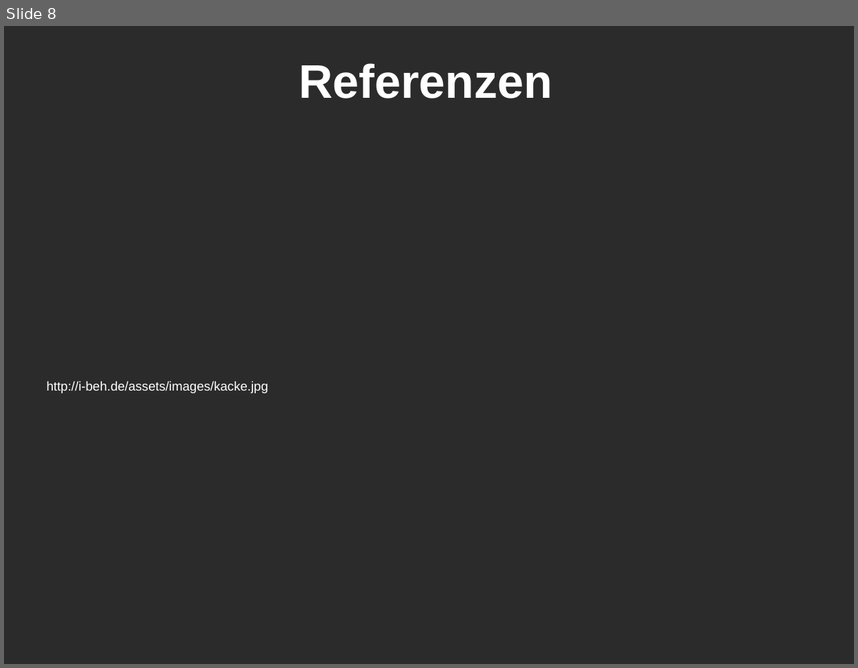
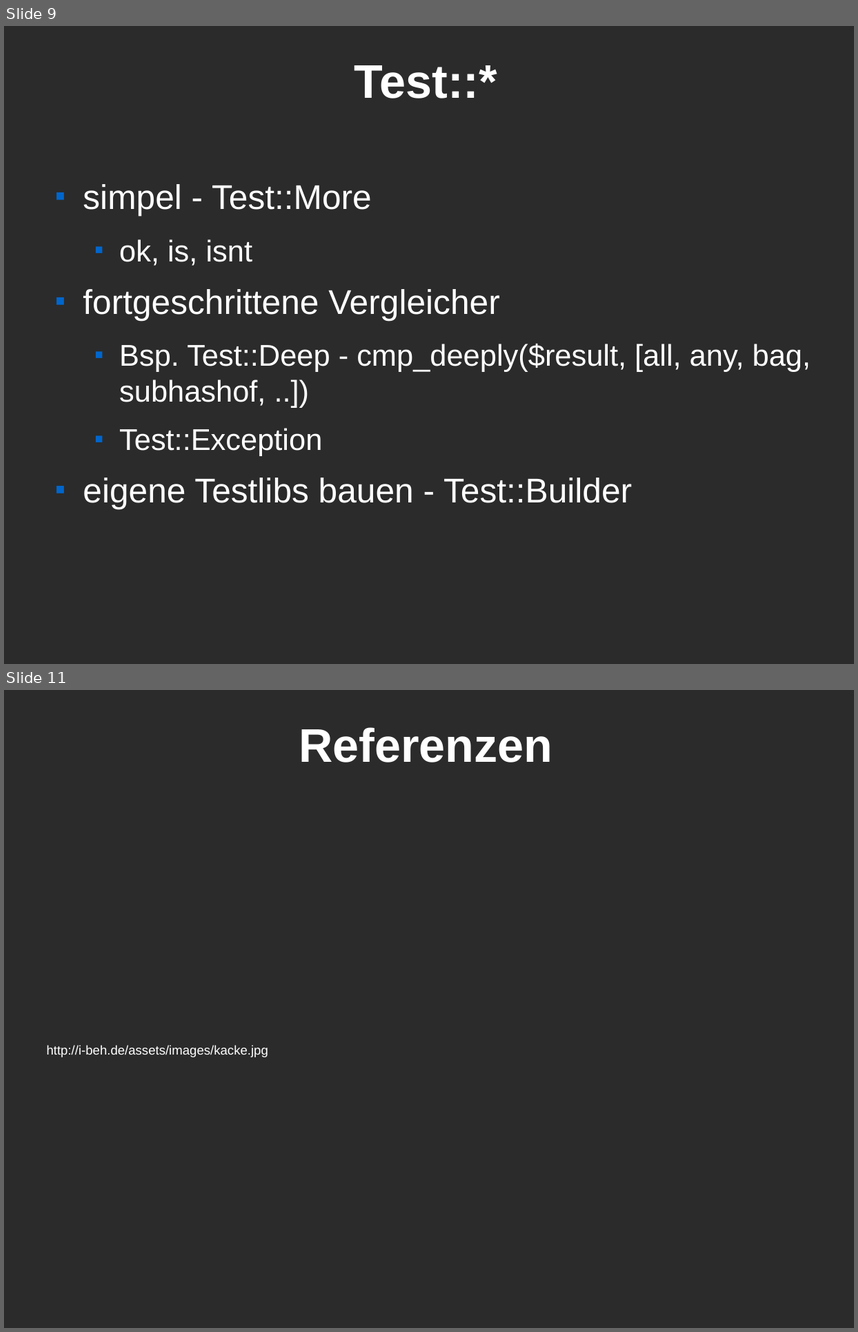
Before and after one commit to Caldrin/Vortrag_CLT, a slide deck: Modern Perl.odp. Shown one above the other, each under a label of ours: slide 8 before the commit, slides 9 and 11 after it; the slides between them are not shown. The pictures are 858x668 and 858x1332 pixels, drawn with LibreOffice and Linux fonts; fonts in the diff are those of the drawing; background and template pictures are left out; a plain dark background stands for a picture behind light text. Boxes give left, top, right and bottom in pixels: in the first picture for what was removed or moved away, otherwise in the second. Text is boxed around its words. In the diff, an @@ line names an element or a change of style, - is before the commit and + after.

```diff
--- a/Modern Perl.odp
+++ b/Modern Perl.odp
@@ slide 9 added at [4,26,854,664], background picture (left out) @@
@@ title added at [355,65,497,98], 44 pt, text #FFFFFF, bold @@
+Test::*
@@ text added at [83,184,811,509], 28 pt, text #FFFFFF @@
+■ simpel - Test::More
+  ■ ok, is, isnt
+■ fortgeschrittene Vergleicher
+  ■ Bsp. Test::Deep - cmp_deeply($result, [all, any, bag, subhashof, ..])
+  ■ Test::Exception
+■ eigene Testlibs bauen - Test::Builder
@@ what was slide 8 is now slide 11 @@
```
Also in this commit, not shown: 2 slides changed, 3 other slides added, 1 slide removed.
